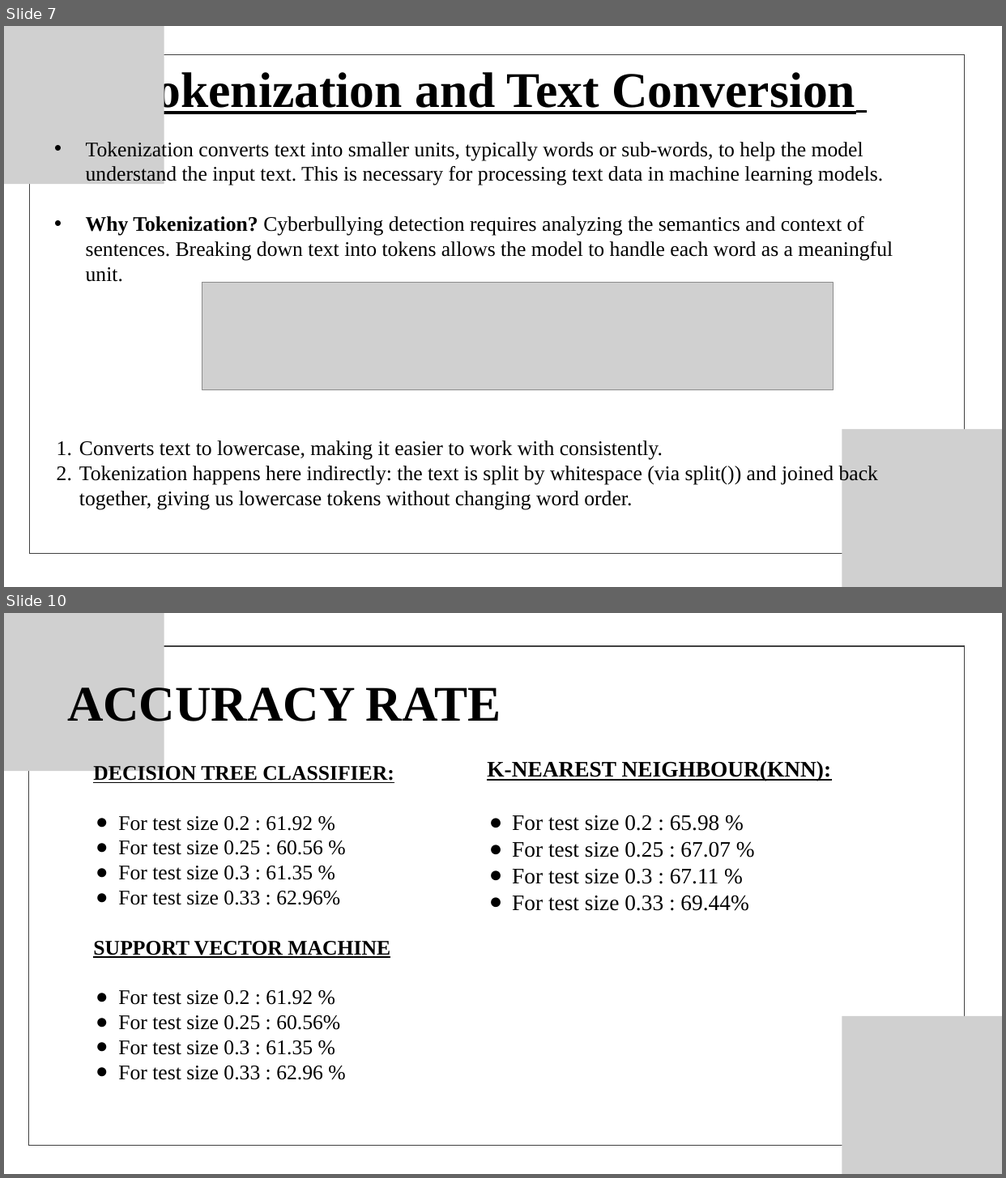
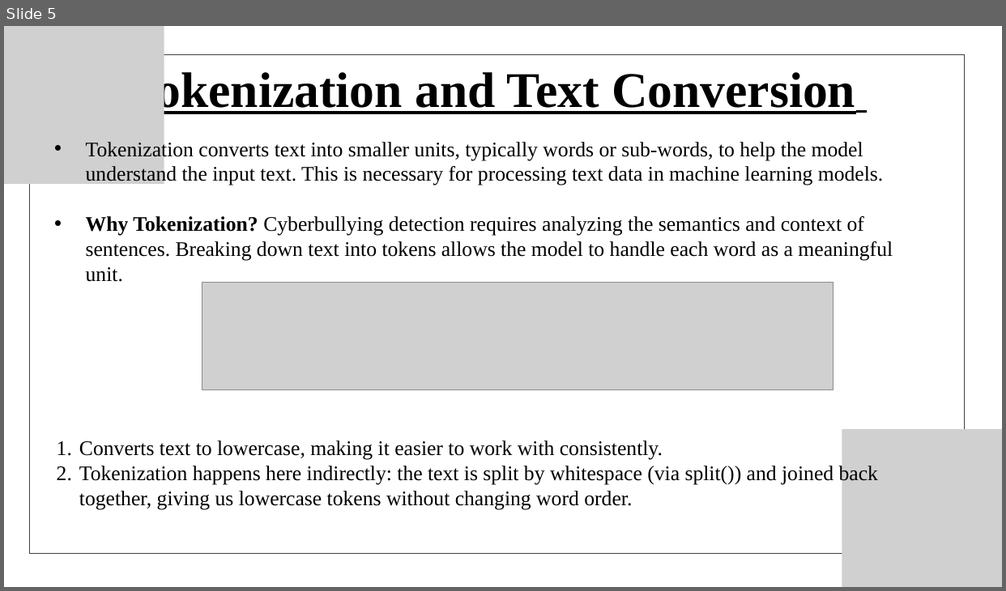
Before and after one commit to krishsai08/cyberbyllying-classification, a slide deck: RNN_LSTM_models/Documentation & ppt/PRESENTATION.pptx. Shown one above the other, each under a label of ours: slides 7 and 10 before the commit, slide 5 after it; the slides between them are not shown. The pictures are 1006x1178 and 1006x591 pixels, drawn with LibreOffice and Linux fonts; fonts in the diff are those of the drawing; grey boxes stand for pictures. Boxes give left, top, right and bottom in pixels: in the first picture for what was removed or moved away, otherwise in the second. Text is boxed around its words. In the diff, an @@ line names an element or a change of style, - is before the commit and + after.

```diff
--- a/RNN_LSTM_models/Documentation & ppt/PRESENTATION.pptx
+++ b/RNN_LSTM_models/Documentation & ppt/PRESENTATION.pptx
@@ slide 10 removed at [4,613,1002,1174], background #FFFFFF @@
@@ picture removed at [4,613,164,771] @@
@@ freeform shape removed at [29,646,964,1145] @@
@@ text removed at [67,682,501,730] @@
-ACCURACY RATE
@@ text removed at [93,764,394,1080] @@
-DECISION TREE CLASSIFIER:
-● For test size 0.2 : 61.92 %
-● For test size 0.25 : 60.56 %
-● For test size 0.3 : 61.35 %
-● For test size 0.33 : 62.96%
-SUPPORT VECTOR MACHINE
-● For test size 0.2 : 61.92 %
-● For test size 0.25 : 60.56%
-● For test size 0.3 : 61.35 %
-● For test size 0.33 : 62.96 %
@@ text removed at [487,761,832,911] @@
-K-NEAREST NEIGHBOUR(KNN):
-● For test size 0.2 : 65.98 %
-● For test size 0.25 : 67.07 %
-● For test size 0.3 : 67.11 %
-● For test size 0.33 : 69.44%
@@ picture removed at [842,1016,1002,1174] @@
@@ what was slide 7 is now slide 5 @@
```
Also in this commit, not shown: 10 slides changed, 4 slides added, 11 other slides removed.
